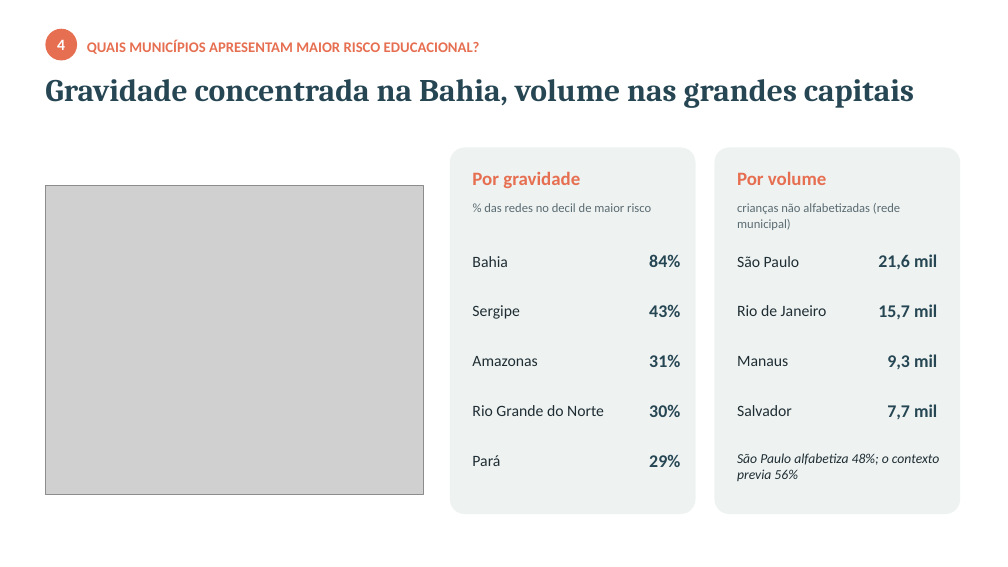
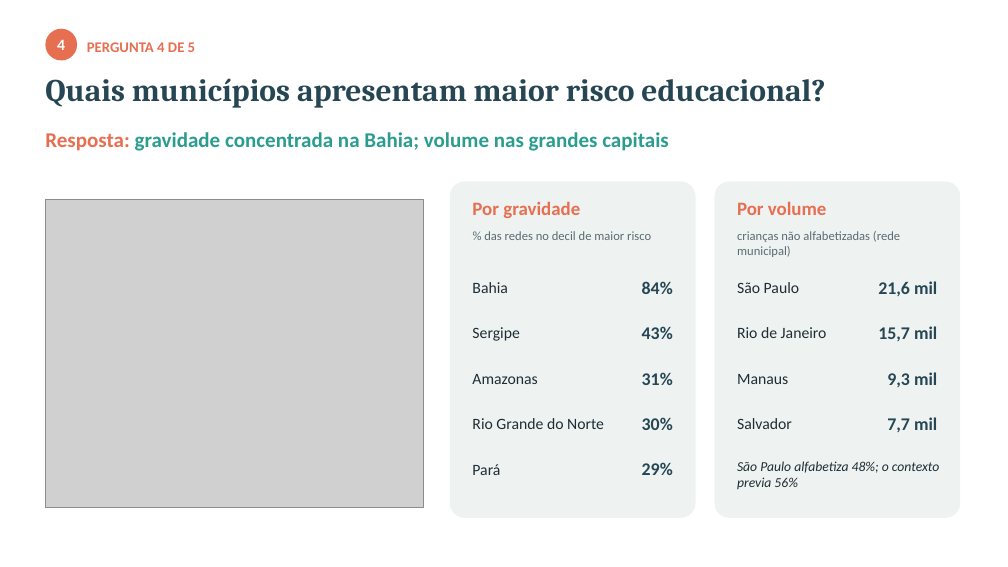
Before and after one commit to eliaslopesjr1-maker/tech-challenge-fase3-alfabetizacao, a slide deck: slide 11 of reports/apresentacao_executiva.pptx (slide 9 before the commit). Drawn at 1008x567 pixels with LibreOffice and Linux fonts; fonts in the diff are those of the drawing; grey boxes stand for pictures. Boxes give left, top, right and bottom in pixels: in the first picture for what was removed or moved away, otherwise in the second. Text is boxed around its words. In the diff, an @@ line names an element or a change of style, - is before the commit and + after.

Commit message:
Apresentação reorganizada por pergunta de negócio (2 slides cada)
Cada pergunta ganha um slide com a pergunta como título, a resposta direta
e o dado principal, e um slide de evidência. Novos slides: variáveis mais
influentes (SHAP x permutação), municípios-referência por grupo e as 37
redes onde gravidade e volume se encontram (58 mil crianças).

```diff
--- a/reports/apresentacao_executiva.pptx
+++ b/reports/apresentacao_executiva.pptx
@@ text added at (87,42,195,52), 14 pt, text #E76F51, bold @@
+PERGUNTA 4 DE 5
@@ text at (45,78,825,108): text changed; size 14 to 30 pt; font Calibri to Cambria; text colour #E76F51 to #264653 @@
-QUAIS MUNICÍPIOS APRESENTAM MAIOR RISCO EDUCACIONAL?
+Quais municípios apresentam maior risco educacional?
@@ text "Quais municípios apresentam maior risco ..." at (45,78,825,108): vertical alignment middle to top @@
@@ text at (45,132,669,151): text changed; size 30 to 20 pt; font Cambria to Calibri; text colour #264653 to #2A9D8F @@
-Gravidade concentrada na Bahia, volume nas grandes capitais
+Resposta: gravidade concentrada na Bahia; volume nas grandes capitais
@@ rounded rectangle: place and size @@
-rounded rectangle at (450,147,696,514)
+rounded rectangle at (450,181,696,518)
@@ text "Por gravidade": place and size @@
-text "Por gravidade" at (472,171,580,188)
+text "Por gravidade" at (472,201,580,218)
@@ rounded rectangle: place and size @@
-rounded rectangle at (715,147,960,514)
+rounded rectangle at (715,181,960,518)
@@ text "Por volume": place and size @@
-text "Por volume" at (737,171,827,185)
+text "Por volume" at (737,201,827,215)
@@ text "% das redes no decil ...": place and size @@
-text "% das redes no decil ..." at (484,203,651,212)
+text "% das redes no decil ..." at (484,231,651,240)
@@ text "crianças não alfabetizadas (rede municipal)": place and size @@
-text "crianças não alfabetizadas (rede municipal)" at (737,203,900,230)
+text "crianças não alfabetizadas (rede municipal)" at (737,231,900,257)
@@ text "Bahia": place and size @@
-text "Bahia" at (472,256,507,267)
+text "Bahia" at (472,282,507,293)
@@ text "84%": place and size @@
-text "84%" at (649,254,680,267)
+text "84%" at (642,281,673,294)
@@ text "São Paulo": place and size @@
-text "São Paulo" at (737,256,800,267)
+text "São Paulo" at (737,282,800,293)
@@ text "21,6 mil": place and size @@
-text "21,6 mil" at (878,254,937,269)
+text "21,6 mil" at (878,281,937,296)
@@ text "Sergipe": place and size @@
-text "Sergipe" at (472,305,519,319)
+text "Sergipe" at (472,327,519,341)
@@ text "43%": place and size @@
-text "43%" at (649,304,680,317)
+text "43%" at (642,326,673,339)
@@ text "Rio de Janeiro": place and size @@
-text "Rio de Janeiro" at (737,305,827,316)
+text "Rio de Janeiro" at (737,327,827,338)
@@ text "15,7 mil": place and size @@
-text "15,7 mil" at (878,304,937,319)
+text "15,7 mil" at (878,326,937,341)
@@ text "31%": place and size @@
-text "31%" at (649,354,680,367)
+text "31%" at (642,372,673,385)
@@ text "Manaus": place and size @@
-text "Manaus" at (737,356,788,366)
+text "Manaus" at (737,374,788,384)
@@ 4 texts, 1 picture: place and size @@
-4 texts, 1 picture at (45,186,937,495)
+4 texts, 1 picture at (45,199,937,507)
@@ text "30%": place and size @@
-text "30%" at (649,404,680,417)
+text "30%" at (642,417,673,430)
@@ text "Salvador": place and size @@
-text "Salvador" at (737,405,792,416)
+text "Salvador" at (737,418,792,429)
@@ text "Pará": place and size @@
-text "Pará" at (472,455,500,466)
+text "Pará" at (472,464,500,475)
@@ text "29%": place and size @@
-text "29%" at (649,454,680,467)
+text "29%" at (642,462,673,475)
@@ text "São Paulo alfabetiza 48%; o ...": place and size @@
-text "São Paulo alfabetiza 48%; o ..." at (737,453,939,481)
+text "São Paulo alfabetiza 48%; o ..." at (737,461,939,489)
```
Also in this commit, not shown: 8 other slides changed, 3 slides added, 1 other file.
